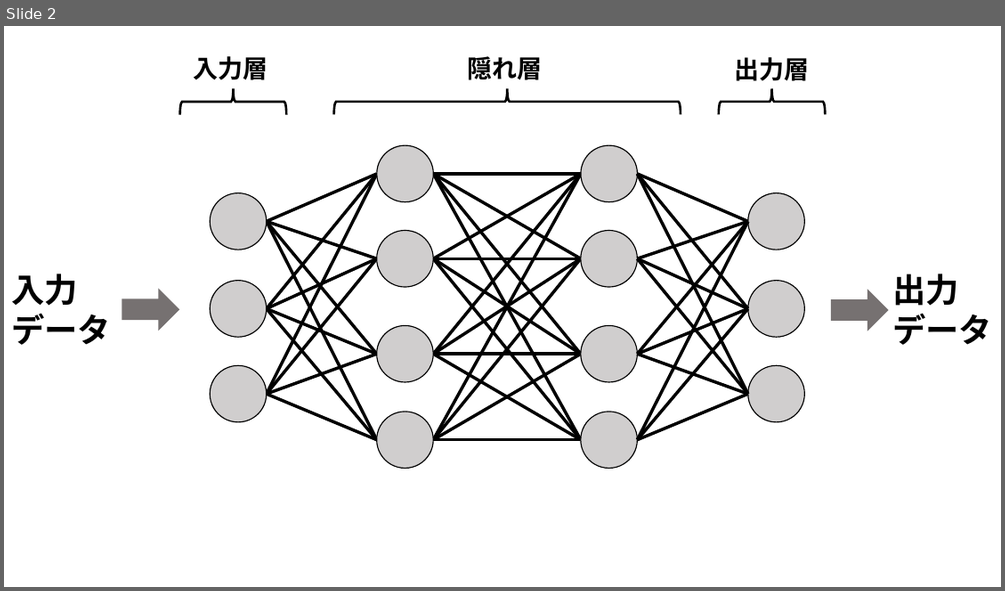
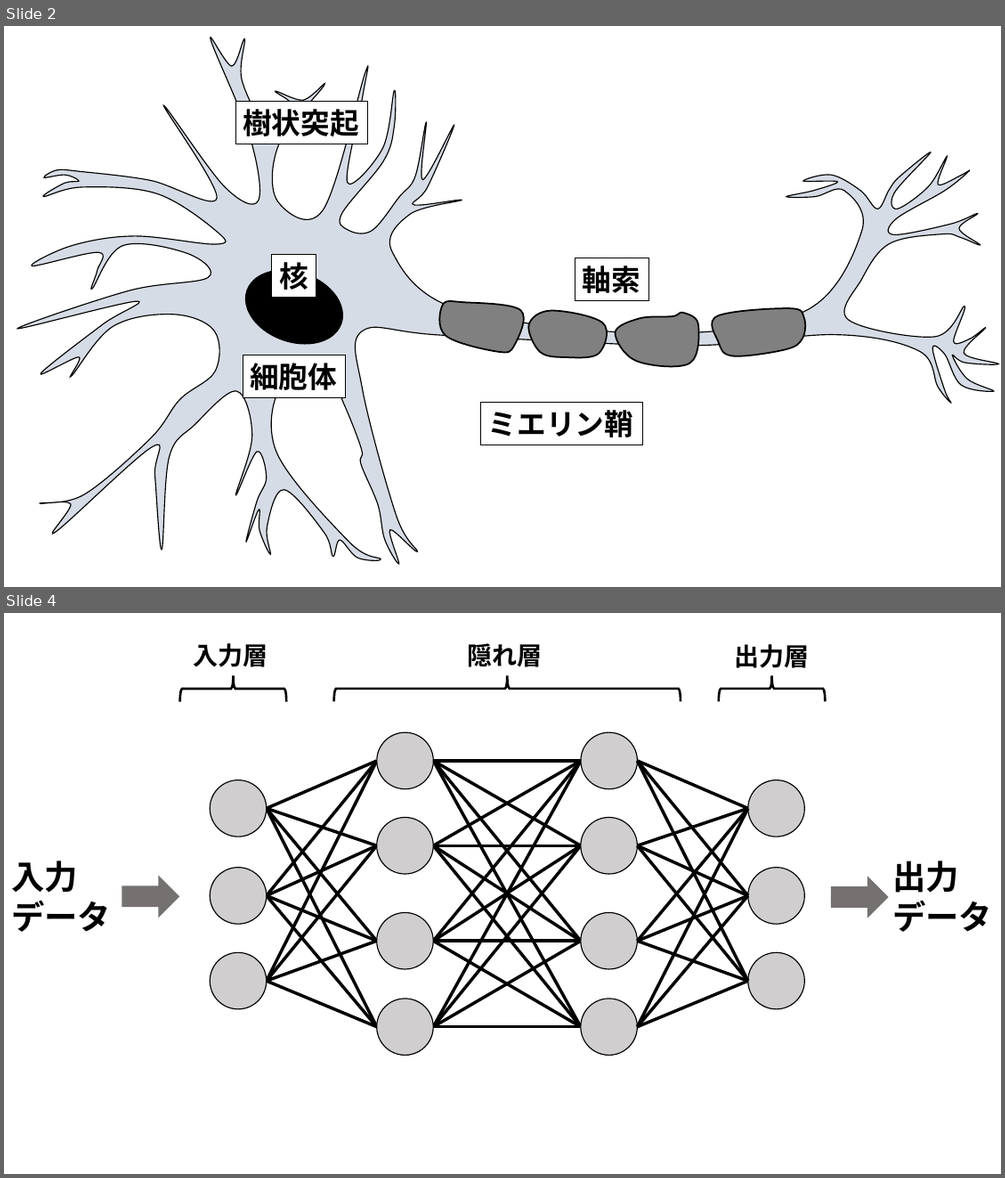
Before and after one commit to rurusasu/tex, a slide deck: 卒研発表tex用_イラスト.pptx. Shown one above the other, each under a label of ours: slide 2 before the commit, slides 2 and 4 after it; the slides between them are not shown. The pictures are 1005x591 and 1005x1178 pixels, drawn with LibreOffice and Linux fonts; fonts in the diff are those of the drawing. Boxes give left, top, right and bottom in pixels: in the first picture for what was removed or moved away, otherwise in the second. Text is boxed around its words. In the diff, an @@ line names an element or a change of style, - is before the commit and + after.

```diff
--- a/卒研発表tex用_イラスト.pptx
+++ b/卒研発表tex用_イラスト.pptx
@@ slide 2 added at [4, 26, 1001, 587], background #FFFFFF @@
@@ freeform shape added at [17, 38, 998, 564], fill #D6DCE5, outline #000000 1 pt @@
@@ rectangle added at [235, 102, 368, 144], fill #FFFFFF, outline #000000 0.75 pt, 28 pt, text #000000, bold @@
+樹状突起
@@ ellipse added at [235, 257, 353, 356], fill #000000, outline #000000 1 pt @@
@@ rectangle added at [272, 254, 316, 297], fill #FFFFFF, outline #000000 0.75 pt, 28 pt, text #000000, bold @@
+核
@@ rectangle added at [575, 257, 649, 300], fill #FFFFFF, outline #000000 0.75 pt, 28 pt, text #000000, bold @@
+軸索
@@ freeform shape added at [437, 298, 526, 354], fill #808080, outline #000000 1.5 pt @@
@@ freeform shape added at [529, 310, 607, 357], fill #808080, outline #000000 1.5 pt @@
@@ freeform shape added at [610, 300, 704, 373], fill #808080, outline #000000 1.5 pt @@
@@ freeform shape added at [711, 306, 807, 358], fill #808080, outline #000000 1.5 pt @@
@@ rectangle added at [243, 355, 346, 398], fill #FFFFFF, outline #000000 0.75 pt, 28 pt, text #000000, bold @@
+細胞体
@@ rectangle added at [481, 402, 643, 445], fill #FFFFFF, outline #000000 0.75 pt, 28 pt, text #000000, bold @@
+ミエリン鞘
@@ what was slide 2 is now slide 4 @@
```
Also in this commit, not shown: 1 slide changed, 1 other slide added, 11 other files.
